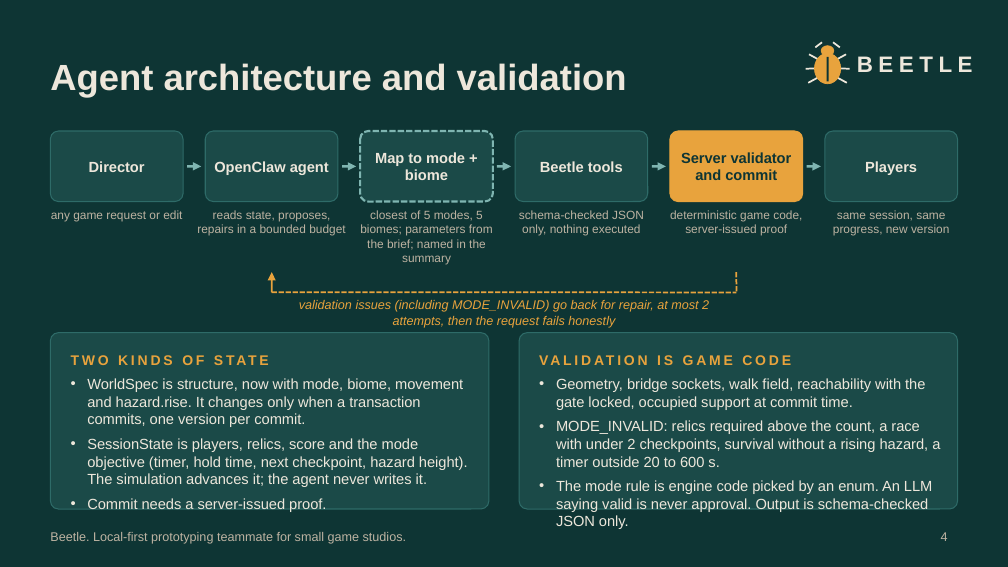
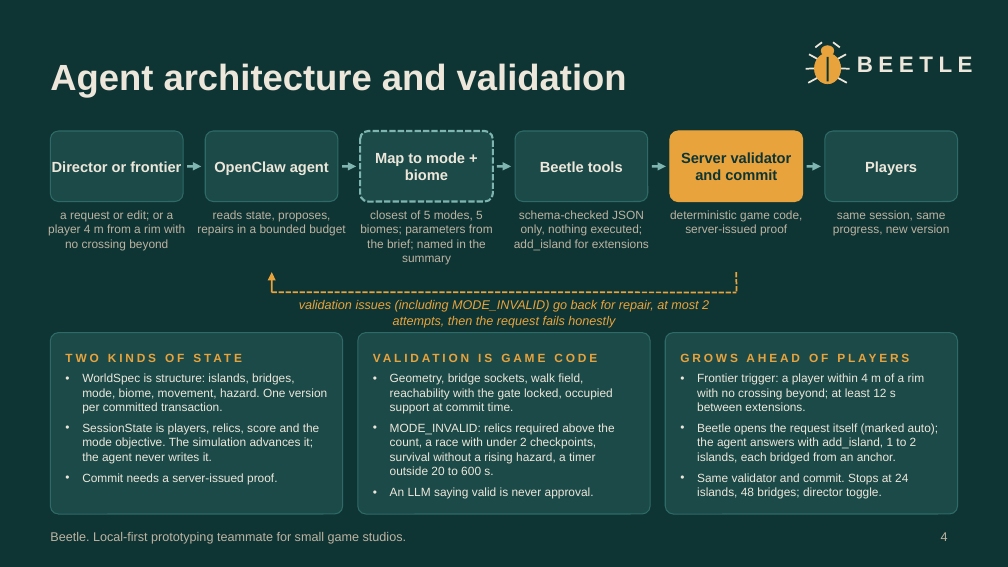
Before and after one commit to bean-1129/Beetle, a slide deck: slide 4 of docs/pitch/Beetle-pitch.pptx. Drawn at 1008x567 pixels with LibreOffice and Linux fonts; fonts in the diff are those of the drawing. Boxes give left, top, right and bottom in pixels: in the first picture for what was removed or moved away, otherwise in the second. Text is boxed around its words. In the diff, an @@ line names an element or a change of style, - is before the commit and + after.

Commit message:
Pitch: streaming generation with the live 9.5 s extension; competitive row; storyboard shot

```diff
--- a/docs/pitch/Beetle-pitch.pptx
+++ b/docs/pitch/Beetle-pitch.pptx
@@ text at <box>52,161,181,172</box>: text changed @@
-Director
+Director or frontier
@@ text at <box>48,210,185,250</box>: text changed @@
-any game request or edit
+a request or edit; or a player 4 m from a rim with no crossing beyond
@@ text "TWO KINDS OF STATE" at <box>411,210,421,219</box>: size 10 to 8.5 pt @@
@@ text "VALIDATION IS GAME CODE" at <box>740,210,802,222</box>: size 10 to 8.5 pt @@
@@ text "VALIDATION IS GAME CODE": place and size @@
-text "VALIDATION IS GAME CODE" at <box>299,300,749,491</box>
+text "VALIDATION IS GAME CODE" at <box>740,210,802,222</box>
@@ text at <box>514,210,649,250</box>: text changed @@
-schema-checked JSON only, nothing executed
+schema-checked JSON only, nothing executed; add_island for extensions
@@ rounded rectangle: place and size @@
-rounded rectangle at <box>50,333,489,509</box>
+rounded rectangle at <box>50,333,343,514</box>
@@ rounded rectangle at <box>50,333,343,514</box>: proportions changed @@
@@ rounded rectangle at <box>358,333,650,514</box>: proportions changed @@
@@ rounded rectangle: place and size @@
-rounded rectangle at <box>519,333,958,509</box>
+rounded rectangle at <box>358,333,650,514</box>
@@ rounded rectangle added at <box>665,333,958,514</box>, fill #1B4A48, outline #2E6B68 0.75 pt @@
@@ text at <box>82,373,327,463</box>: text changed; size 10.5 to 8.5 pt @@
-• WorldSpec is structure, now with mode, biome, movement and hazard.rise. It changes only when a transaction commits, one version per commit.
-• SessionState is players, relics, score and the mode objective (timer, hold time, next checkpoint, hazard height). The simulation advances it; the agent never writes it.
+• WorldSpec is structure: islands, bridges, mode, biome, movement, hazard. One version per committed transaction.
+• SessionState is players, relics, score and the mode objective. The simulation advances it; the agent never writes it.
@@ text "Geometry, bridge sockets, walk field, ...": place and size @@
-text "Geometry, bridge sockets, walk field, ..." at <box>556,378,940,512</box>
+text "Geometry, bridge sockets, walk field, ..." at <box>390,373,615,499</box>
@@ text at <box>390,373,615,475</box>: size 10.5 to 8.5 pt in "Geometry, bridge sockets, walk field, reachability with ...", "MODE_INVALID: relics required above the count, a ..." @@
@@ text added at <box>697,373,938,499</box>, 8.5 pt, text #EDE7DB @@
+• Frontier trigger: a player within 4 m of a rim with no crossing beyond; at least 12 s between extensions.
+• Beetle opens the request itself (marked auto); the agent answers with add_island, 1 to 2 islands, each bridged from an anchor.
+• Same validator and commit. Stops at 24 islands, 48 bridges; director toggle.
@@ text added at <box>884,373,894,382</box>, 8.5 pt, text #E8A33D, bold @@
+GROWS AHEAD OF PLAYERS
@@ text at <box>82,473,277,485</box>: size 10.5 to 8.5 pt in "Commit needs a server-issued proof." @@
@@ text at <box>390,487,594,499</box>: text changed; size 10.5 to 8.5 pt @@
-• The mode rule is engine code picked by an enum. An LLM saying valid is never approval. Output is schema-checked JSON only.
+• An LLM saying valid is never approval.
```
Also in this commit, not shown: 2 other slides changed, 6 other files.
